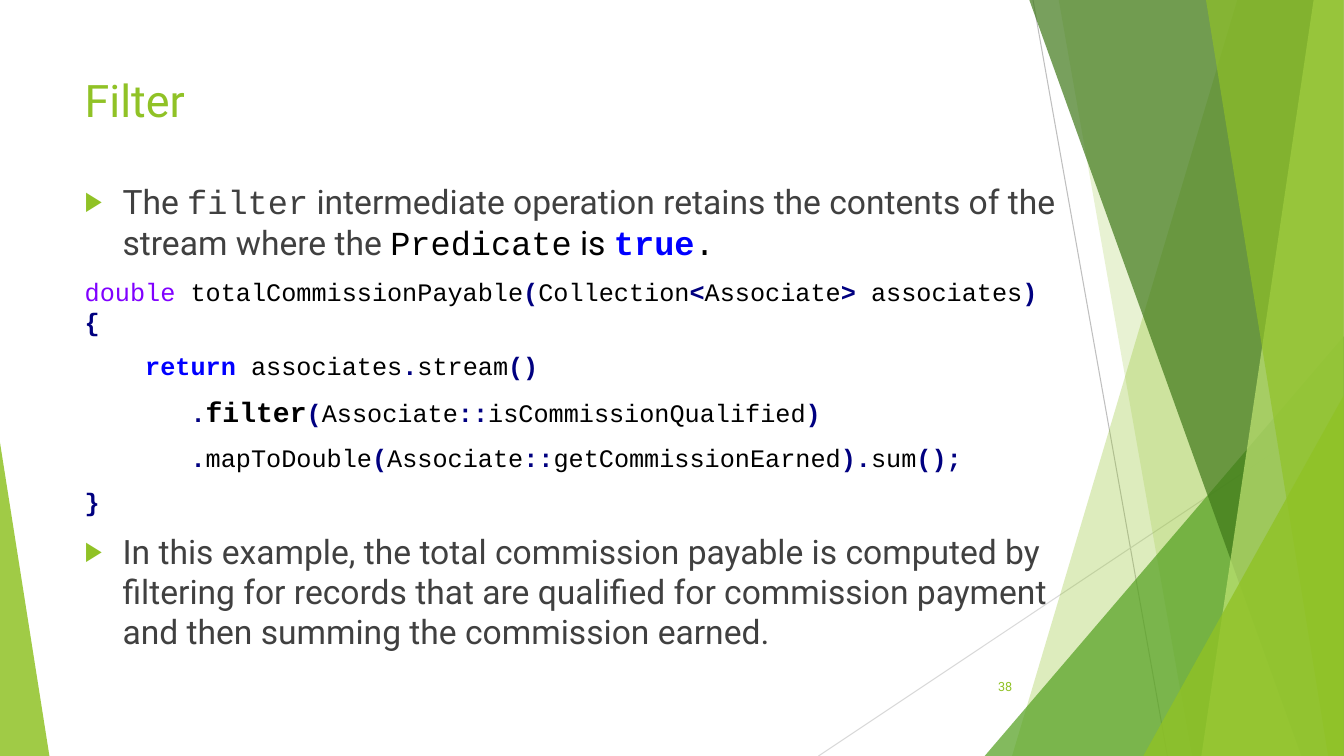
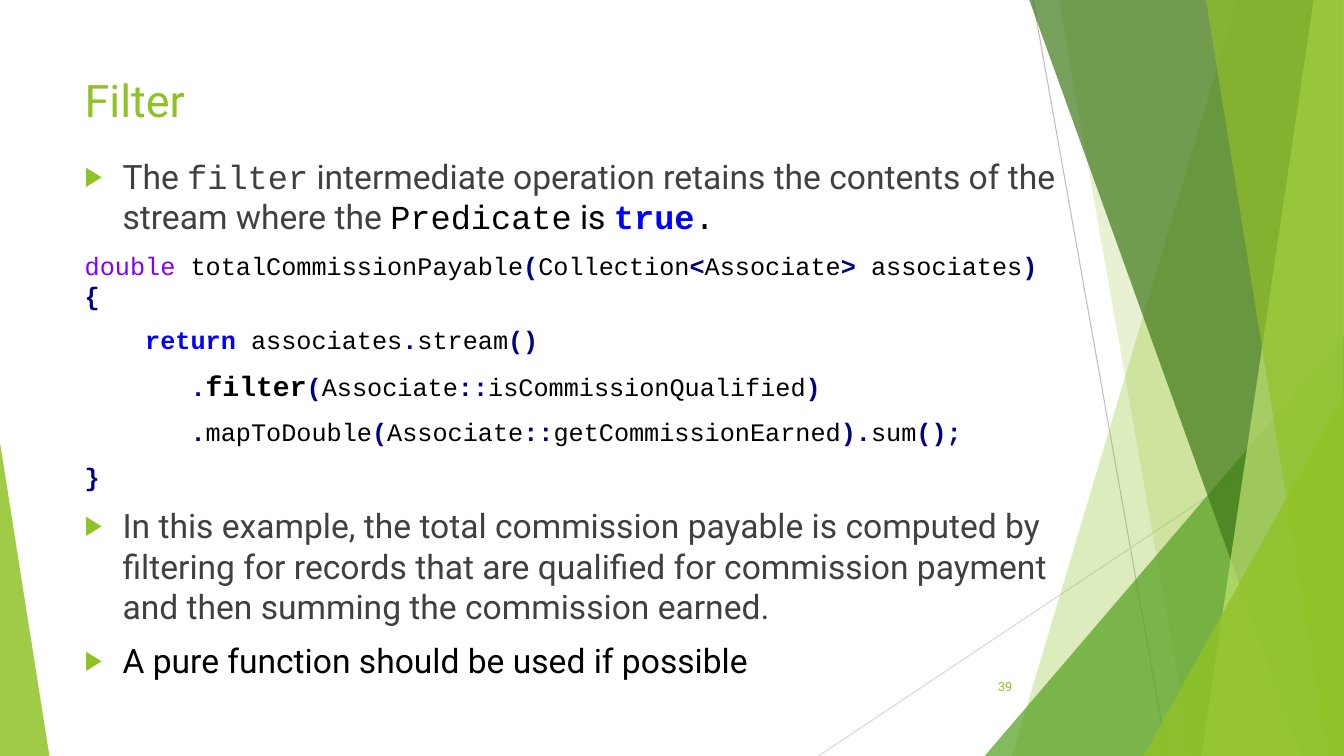
Before and after one commit to RichardRoda/2017-CodePaLOUsa-Lambda, a slide deck: slide 39 of Learning to Love the Lambda in the Stream.pptx (slide 38 before the commit). Drawn at 1344x756 pixels with LibreOffice and Linux fonts; fonts in the diff are those of the drawing. Boxes give left, top, right and bottom in pixels: in the first picture for what was removed or moved away, otherwise in the second. Text is boxed around its words. In the diff, an @@ line names an element or a change of style, - is before the commit and + after.

Commit message:
Improve discussion of the distinct topic by grouping the data source examples, map, and distinct slides one after the other.  These are the three slides that mention the topic and can influence distinctness of a stream.

```diff
--- a/Learning to Love the Lambda in the Stream.pptx
+++ b/Learning to Love the Lambda in the Stream.pptx
@@ text "The filter intermediate operation retains ...": place and size @@
-text "The filter intermediate operation retains ..." at [85, 188, 1055, 651]
+text "The filter intermediate operation retains ..." at [85, 163, 1055, 680]
@@ text at [123, 647, 748, 680]: paragraph added @@
+▶ A pure function should be used if possible
```
Also in this commit, not shown: 3 other slides changed, 1 other file.
